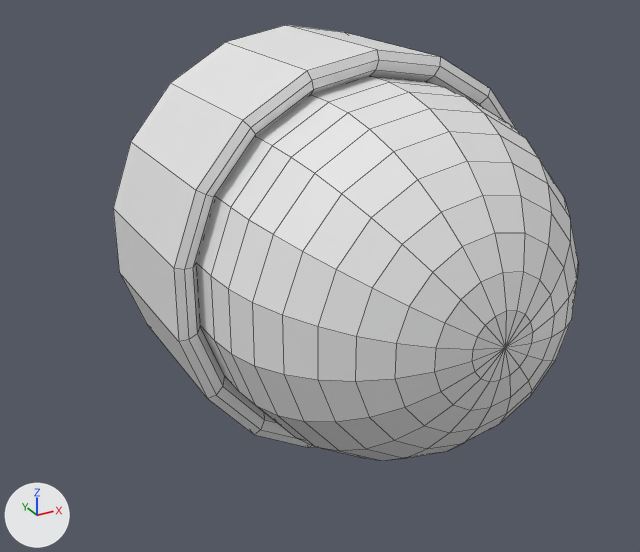
What one commit did to the Blender file Assets/Models/Counter Clock Shell.blend.
Camera for both pictures: a camera (50 mm lens) standing at (-4.41, -6.47, 3.14) and looking at (-0.96, -0.19, 0.0). Arrows for +X, +Y and +Z are at lower left; the lights stay in place. Mesh edges are drawn as thin lines.

Before the edit, the objects in view are built like this:
```python
me_circle_005 = bpy.data.meshes.new('Circle.005')
me_circle_005.from_pydata(...)  # 103 vertices, 77 faces; spans x -1.12..1.12, y -1.14..1.14, z -0.93..0.08
me_sphere_002 = bpy.data.meshes.new('Sphere.002')
me_sphere_002.from_pydata(...)  # 181 vertices, 180 faces; spans x -98.0..98.0, y -100.0..100.0, z -100.0..22.0
ob_circle = bpy.data.objects.new('Circle', me_circle_005)
ob_circle.location = (-0.406, -0.057, 0.0)
ob_circle.rotation_euler = (1.571, 0.0, 0.0)  # degrees (90, 0, 0)
ob_circle.scale = (1.67, 1.67, 1.67)
ob_sphere = bpy.data.objects.new('Sphere', me_sphere_002)
ob_sphere.location = (-0.418, -0.38, 0.013)
ob_sphere.rotation_euler = (-1.571, 0.0, 0.0)  # degrees (-90, 0, 0)
ob_sphere.scale = (0.0166, 0.0166, 0.0166)
```
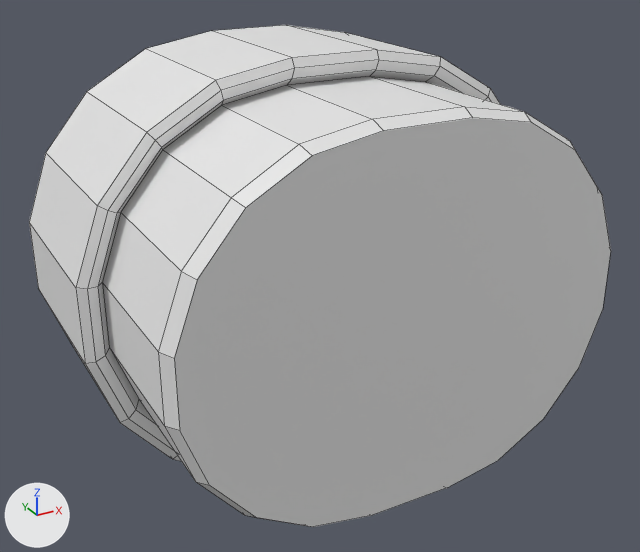
Boxes [x1, y1, x2, y2] around the edits, measured in the pictures (640 x 552 px):
'Circle.001', added
    after: [103, 76, 611, 527]
'Sphere', deleted
    before: [196, 76, 578, 461]
'Circle', reshaped (17% wider)
    before: [113, 25, 517, 448]
    after: [29, 25, 500, 461]
part 1 of me_circle_005, built on
    before: [113, 25, 379, 448]
    after: [29, 25, 379, 461]

The edits, one by one:
me_circle_005 is used by ob_circle; location (-0.406, -0.057, 0.0); rotation (1.571, 0.0, 0.0), in degrees (90, 0, 0); scale (1.67, 1.67, 1.67).
me_circle_005 had 103 vertices, 77 faces and spanned x -1.12..1.12, y -1.14..1.14, z -0.93..0.08.
me_circle_005 now has 117 vertices, 86 faces and spans x -1.59..1.12, y -1.14..1.14, z -0.93..0.08.
Part 1, on me_circle_005:
14 vertices are removed from x -0.48..0.55, y -0.94..0.61, z 0.0.
11 faces are deleted.
39 vertices move from x -1.12..-0.34, y -1.07..1.07, z -0.93..0.08 to x -1.46..-0.47, y -1.14..1.14, z -0.93..0.08.
20 vertices are added at x -1.59..0.47, y -1.0..0.59, z -0.93..0.08.
8 new vertices lie (0.3, 0.0, 0.0) away from vertices in x -0.9..0.17, y -0.59..0.59, z 0.0.
20 new faces join them.
Mesh me_circle_006 is new.
It has 60 vertices, 41 faces and spans x -1.45..0.98, y -1.0..1.0, z -0.83..0.03.
Object 'Sphere' (ob_sphere) is deleted.
Object 'Circle.001' (ob_circle_001) is new; it shows me_circle_006.
Its location is (-0.406, -1.44, 0.0).
Its rotation in degrees is (90, 0, 0).
Its scale is (1.67, 1.67, 1.67).
